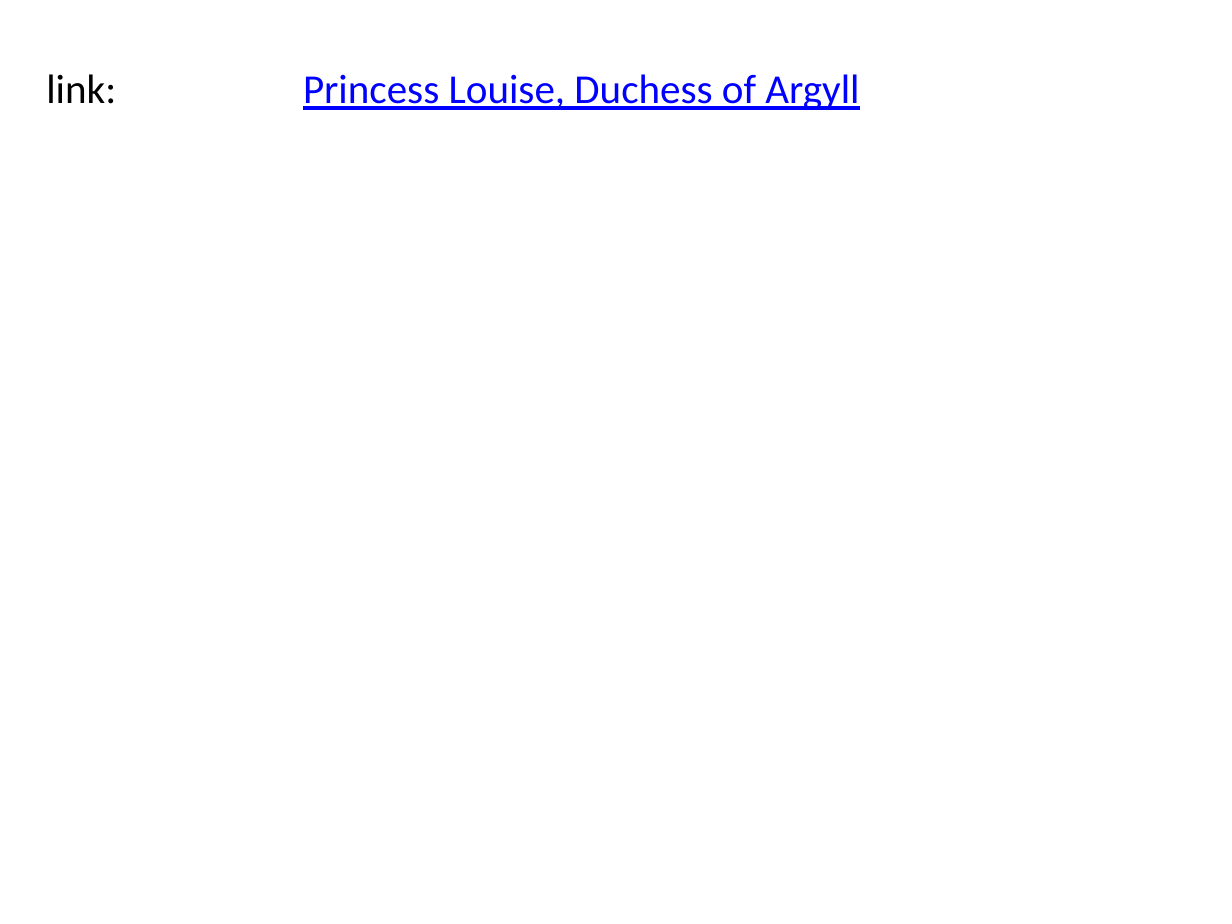
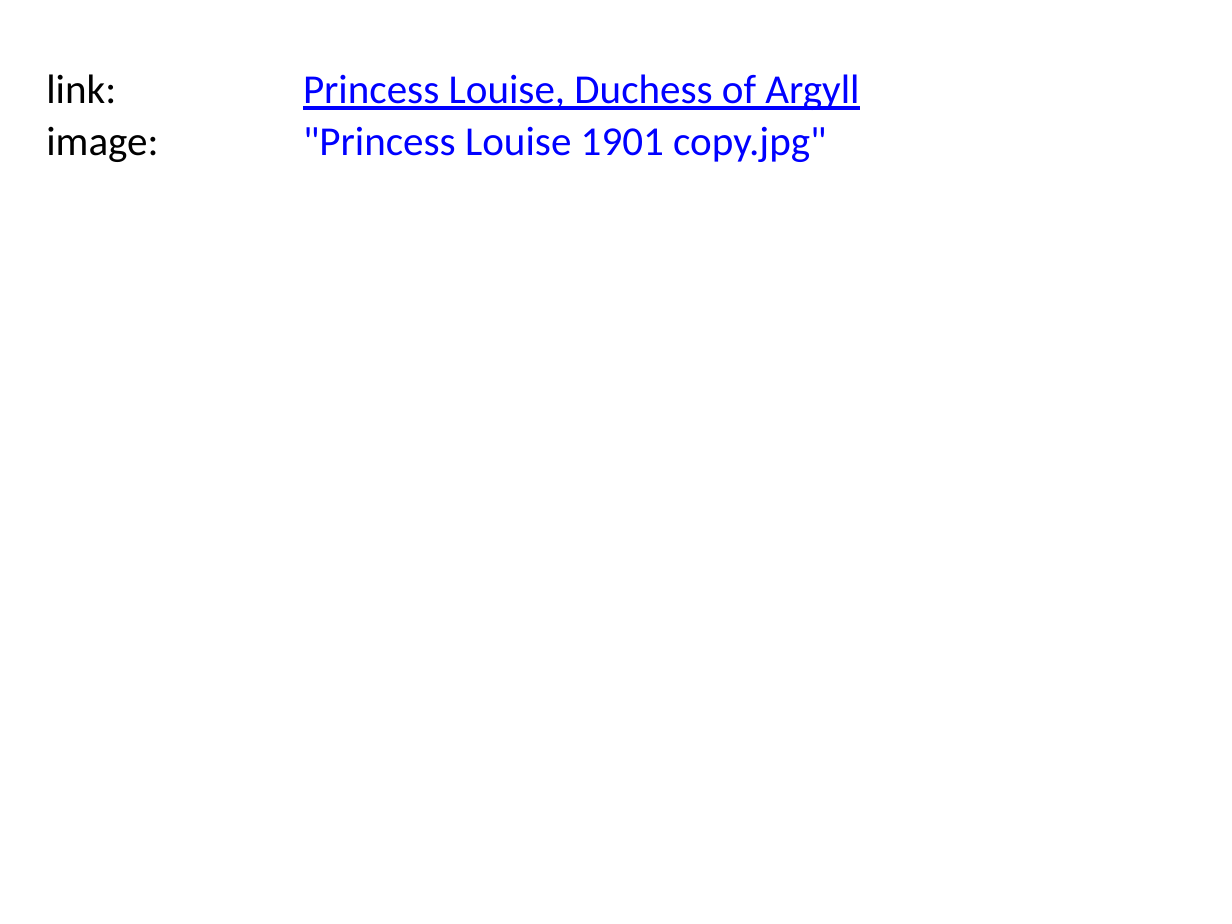
Before and after one commit to BITPlan/com.bitplan.simplegraph, a slide deck: slide 7 of QueenVictoria.pptx. Drawn at 1232x924 pixels with LibreOffice and Linux fonts; fonts in the diff are those of the drawing. Boxes give left, top, right and bottom in pixels: in the first picture for what was removed or moved away, otherwise in the second. Text is boxed around its words. In the diff, an @@ line names an element or a change of style, - is before the commit and + after.

```diff
--- a/QueenVictoria.pptx
+++ b/QueenVictoria.pptx
@@ text added at (x1=46, y1=126, x2=158, y2=162), 24 pt, text #000000 @@
+image:
@@ text added at (x1=303, y1=126, x2=826, y2=162), 24 pt, text #0000FF @@
+"Princess Louise 1901 copy.jpg"
```
Also in this commit, not shown: 9 other slides changed, 7 other files.
